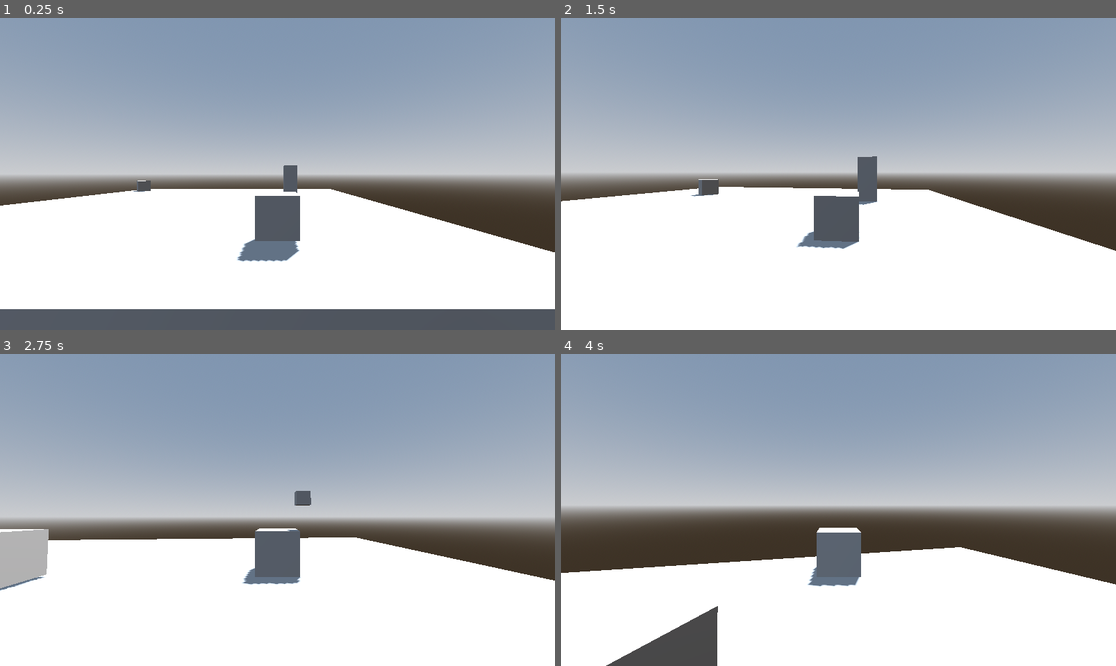
Above: before the commit, frames 1-4 (two rows, left to right).
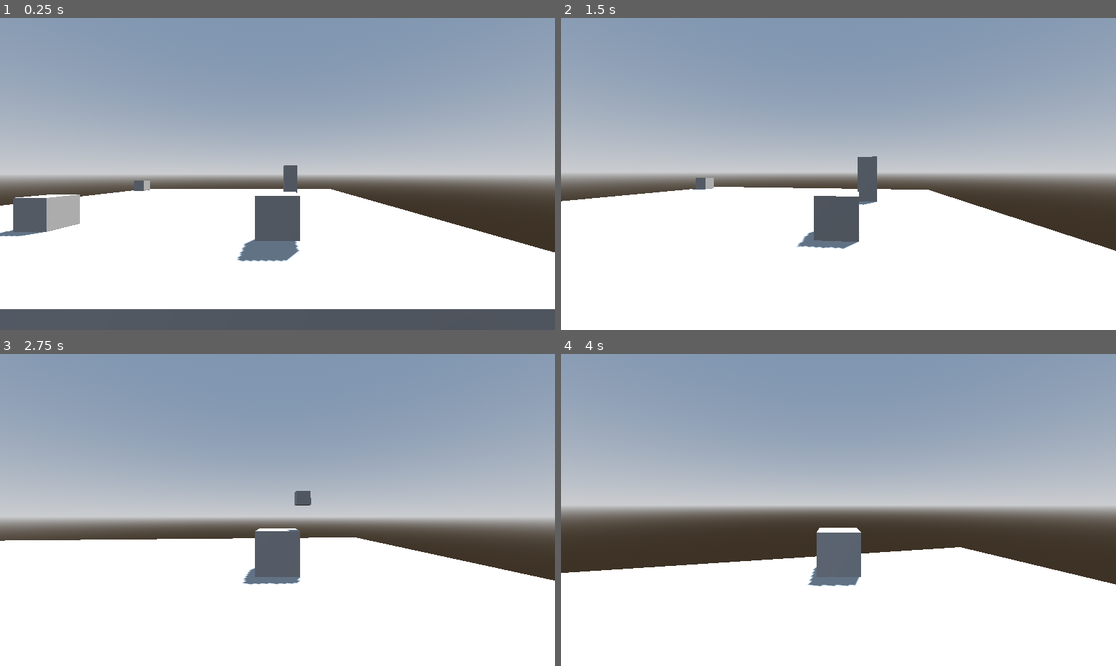
Above: after the commit, the same moments.

Repository: hallsblk/black_garden
Game: Godot game, scene res://testes.tscn
Two runs of this game, one before a commit and one after it. Both use one fixed random seed, a clock stepped at 60 frames per second and the inputs below.
Inputs (mouse positions are in pixels of both pictures, inside the frame that each line leads up to):
- Up to frame 1 (0.25 s): no input
- Up to frame 2 (1.5 s): tap Enter (ui_accept) at 0.5, 0.77 s; move the mouse to (866, 174) at 0.52 s; hold Up (ui_up) from 0.53 s (still down); move the mouse to (810, 174) at 1.27 s
- Up to frame 3 (2.75 s): keep holding Up (ui_up); tap Enter (ui_accept) at 1.52 s; move the mouse to (288, 503) at 2.02 s
- Up to frame 4 (4 s): keep holding Up (ui_up); move the mouse to (832, 516) at 2.77 s; tap Enter (ui_accept) at 3.02, 3.77 s; move the mouse to (877, 513) at 3.52 s

The runs differ from the first frame. In frame 1, 1.5% of the frame differs, in the area x 0-28%, y 52-71%; in frame 2, 0.2%; in frame 3, 1.5%; in frame 4, 1.9%, in the area x 8-29%, y 80-100%.

Commit message:
refinando inimigo + dialogo com npc

Diff:
--- /dev/null
+++ b/controlador.gd
@@ -0,0 +1,5 @@
+extends Node
+@onready var layout: Control = $"."
+
+func _chama_chama():
+	layout.dialog()
--- /dev/null
+++ b/favor.tscn
@@ -0,0 +1,29 @@
+[gd_scene format=3 uid="uid://b534ddrqtgos6"]
+
+[ext_resource type="Script" uid="uid://coj7qt52ghhea" path="res://rigid_body_3d.gd" id="1_qvt0b"]
+
+[sub_resource type="BoxShape3D" id="BoxShape3D_ylq1f"]
+
+[sub_resource type="BoxMesh" id="BoxMesh_tko45"]
+
+[node name="Favor" type="Node3D" unique_id=1993913099]
+
+[node name="RigidBody3D" type="RigidBody3D" parent="." unique_id=245816224]
+axis_lock_linear_x = true
+axis_lock_linear_z = true
+axis_lock_angular_x = true
+axis_lock_angular_y = true
+axis_lock_angular_z = true
+contact_monitor = true
+max_contacts_reported = 10
+script = ExtResource("1_qvt0b")
+
+[node name="CollisionShape3D" type="CollisionShape3D" parent="RigidBody3D" unique_id=1241783652]
+transform = Transform3D(1, 0, 0, 0, 1, 0, 0, 0, 1, 0, 0.5, 0)
+shape = SubResource("BoxShape3D_ylq1f")
+
+[node name="MeshInstance3D" type="MeshInstance3D" parent="RigidBody3D" unique_id=1699274497]
+transform = Transform3D(1, 0, 0, 0, 1, 0, 0, 0, 1, 0, 0.5, 0)
+mesh = SubResource("BoxMesh_tko45")
+
+[connection signal="body_entered" from="RigidBody3D" to="RigidBody3D" method="_on_body_entered"]
--- a/igual.gd
+++ b/igual.gd
@@ -18,14 +18,19 @@
 
 	var direction = global_position.direction_to(nextPathPosition)
 	var calculateVelocity = direction * SPEED
-	velocity = Vector3(calculateVelocity.x,velocity.y,calculateVelocity.z)
+	if navigation_agent_3d.distance_to_target() <= 5.0:
+		#print(navigation_agent_3d.distance_to_target())
+		velocity = Vector3(calculateVelocity.x,velocity.y,calculateVelocity.z)
+		look_at(target.global_position)
+	else:
+		velocity = Vector3.ZERO
 
-	look_at(target.global_position)
 
 
 	move_and_slide()
 
 	_update_target_position()
 
+
 func _update_target_position():
 	navigation_agent_3d.target_position = target.global_transform.origin
--- a/igual.tscn
+++ b/igual.tscn
@@ -18,4 +18,3 @@
 shape = SubResource("BoxShape3D_wc4b7")
 
 [node name="NavigationAgent3D" type="NavigationAgent3D" parent="." unique_id=1119934440]
-target_desired_distance = 1.5
--- /dev/null
+++ b/layout.gd
@@ -0,0 +1,17 @@
+extends Control
+@onready var label: Label = $Label
+
+
+func dialog():
+	label.text = "a"
+
+
+
+
+func _on_button_button_down() -> void:
+	print("pressionado")
+
+
+func _on_button_2_button_down() -> void:
+	get_tree().paused = false
+	visible = false
--- /dev/null
+++ b/layout.tscn
@@ -0,0 +1,41 @@
+[gd_scene format=3 uid="uid://bm0a2ck0igrn7"]
+
+[ext_resource type="Script" uid="uid://b2hqd0w4pxdgb" path="res://layout.gd" id="1_v6hxy"]
+
+[node name="Layout" type="Control" unique_id=1536631520]
+layout_mode = 3
+anchors_preset = 15
+anchor_right = 1.0
+anchor_bottom = 1.0
+grow_horizontal = 2
+grow_vertical = 2
+script = ExtResource("1_v6hxy")
+
+[node name="Button" type="Button" parent="." unique_id=629576606]
+process_mode = 3
+layout_mode = 0
+offset_left = 34.0
+offset_top = 157.0
+offset_right = 77.0
+offset_bottom = 188.0
+text = "clica"
+
+[node name="Button2" type="Button" parent="." unique_id=1005747872]
+process_mode = 3
+layout_mode = 0
+offset_left = 137.0
+offset_top = 157.0
+offset_right = 204.0
+offset_bottom = 188.0
+text = "cancela"
+
+[node name="Label" type="Label" parent="." unique_id=9100580 groups=["dialogo"]]
+layout_mode = 0
+offset_left = 28.0
+offset_top = 76.0
+offset_right = 263.0
+offset_bottom = 99.0
+text = "teste"
+
+[connection signal="button_down" from="Button" to="." method="_on_button_button_down"]
+[connection signal="button_down" from="Button2" to="." method="_on_button_2_button_down"]
--- /dev/null
+++ b/rigid_body_3d.gd
@@ -0,0 +1,10 @@
+extends RigidBody3D
+
+func _on_body_entered(body: Node) -> void:
+	if body.name == "Jogador":
+		var layout = get_tree().get_first_node_in_group("layout")
+		layout.visible = true
+		layout.get_node("Label").text = "olá amigo"
+		print("right...")
+		Input.mouse_mode = Input.MOUSE_MODE_VISIBLE
+		get_tree().paused = true
--- a/testes.tscn
+++ b/testes.tscn
@@ -3,6 +3,8 @@
 [ext_resource type="PackedScene" uid="uid://cjgfo6w515nom" path="res://jogador.tscn" id="1_8wk5o"]
 [ext_resource type="PackedScene" uid="uid://oj64x82nrm1i" path="res://igual.tscn" id="3_27r4d"]
 [ext_resource type="PackedScene" uid="uid://b7lu1t4u43ymp" path="res://ativador.tscn" id="3_el3ip"]
+[ext_resource type="PackedScene" uid="uid://b534ddrqtgos6" path="res://favor.tscn" id="4_27r4d"]
+[ext_resource type="PackedScene" uid="uid://bm0a2ck0igrn7" path="res://layout.tscn" id="5_2fb0e"]
 
 [sub_resource type="ProceduralSkyMaterial" id="ProceduralSkyMaterial_8wk5o"]
 sky_horizon_color = Color(0.66224277, 0.6717428, 0.6867428, 1)
@@ -50,3 +52,9 @@
 
 [node name="Igual" parent="." unique_id=291371874 instance=ExtResource("3_27r4d")]
 transform = Transform3D(1, 0, 0, 0, 1, 0, 0, 0, 1, -9.5777, 4.7683716e-07, -8.081041)
+
+[node name="Favor" parent="." unique_id=1906623696 instance=ExtResource("4_27r4d")]
+transform = Transform3D(1, 0, 0, 0, 1, 0, 0, 0, 1, -2.8389363, 0, 6.5440035)
+
+[node name="Layout" parent="." unique_id=1536631520 groups=["layout"] instance=ExtResource("5_2fb0e")]
+visible = false
Not shown, added: controlador.gd.uid
Not shown, added: layout.gd.uid
Not shown, added: rigid_body_3d.gd.uid
